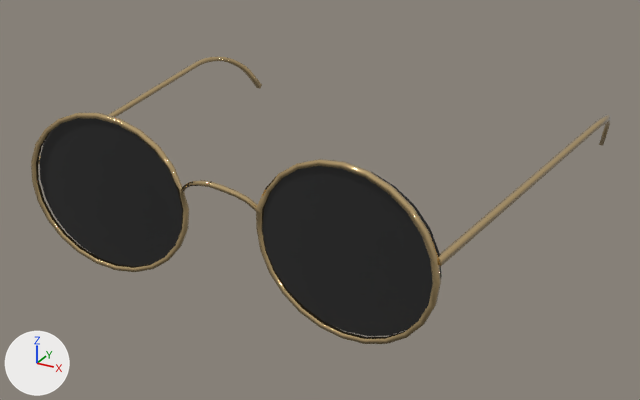
The glTF model samples/augmented-faces/src/main/assets/models/glass_3/black.glb, before and after one commit.
One viewpoint serves both versions: a 50 mm lens placed at (0.126, -0.2344, 0.1148), pointed at (0.0018, -0.0085, 0.0019). Arrows for +X, +Y and +Z are at lower left; the lights stay in place. Where no turn or scale is listed for an object, it has been applied to the vertices.

The first picture shows 'glasses frame', 'glasses frame.001', 'glasses lenses.001', 'glasses lenses.002'.
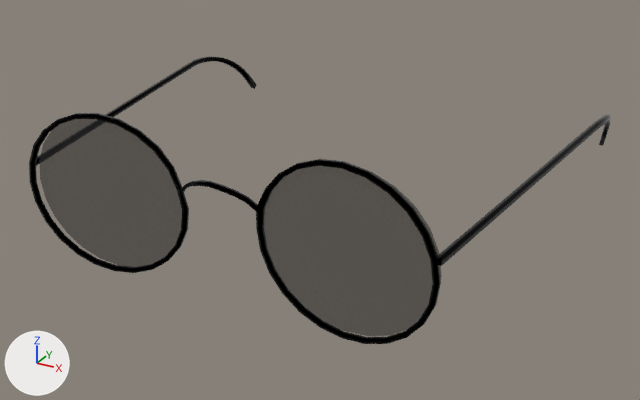
Patch to the scene script:
```diff
--- a/samples/augmented-faces/src/main/assets/models/glass_3/black.glb.py
+++ b/samples/augmented-faces/src/main/assets/models/glass_3/black.glb.py
@@ mat_glass_007 @@
 mat_glass_007.emission_strength = 0.0122
+mat_glass_007.alpha = 0.435
@@ mat_glass_005 @@
+mat_glass_005 = principled_material('glass.005')
+mat_glass_005.base_color = (0.0352, 0.0352, 0.0352)  # black #353535
+mat_glass_005.metallic = 1.0
+mat_glass_005.roughness = 1.0
+mat_glass_005.alpha = 0.435
+mat_glass_005.emission_strength = 0.0122
@@ mat_gold_004 @@
+mat_gold_004 = principled_material('gold.004')
+mat_gold_004.base_color = (0.0, 0.0, 0.0)  # black #000000
+mat_gold_004.metallic = 1.0
+mat_gold_004.roughness = 0.0825
@@ mat_gold_001 @@
+mat_gold_001 = principled_material('gold.001')
+mat_gold_001.base_color = (0.0, 0.0, 0.0)  # black #000000
+mat_gold_001.metallic = 1.0
+mat_gold_001.roughness = 0.0825
@@ me_circle_001 @@
 me_circle_001.from_pydata(...)  # 196 vertices, 386 faces; spans x -2.53..0.0, y -1.0..1.0, z -0.19..4.43
-me_circle_001.materials.append(mat_gold)  # beige #eecf97
+me_circle_001.materials.append(mat_gold_004)  # black #000000
@@ me_circle_011 @@
 me_circle_011.from_pydata(...)  # 336 vertices, 668 faces; spans x -0.0622..-0.0121, y -0.0033..0.0013, z -0.023..0.0229
-me_circle_011.materials.append(mat_glass_006)  # black #353535
+me_circle_011.materials.append(mat_glass_005)  # black #353535
@@ me_circle_013 @@
 me_circle_013.from_pydata(...)  # 196 vertices, 386 faces; spans x -2.53..0.0, y -1.0..1.0, z -0.19..4.43
-me_circle_013.materials.append(mat_gold_005)  # beige #eecf97
+me_circle_013.materials.append(mat_gold_001)  # black #000000
@@ ob_glasses_frame @@
 ob_glasses_frame.location = (0.0018, -0.0611, 0.017)
-ob_glasses_frame.rotation_euler = (1.597, 0.00241, -0.101)  # degrees (92, 0.1, -5.8)
-ob_glasses_frame.scale = (-0.0261, -0.0239, -0.0297)
+ob_glasses_frame.rotation_euler = (-1.544, -0.00241, 0.101)  # degrees (-88, -0.1, 5.8)
+ob_glasses_frame.scale = (0.0261, 0.0239, 0.0297)
@@ ob_glasses_frame_001 @@
 ob_glasses_frame_001 = bpy.data.objects.new('glasses frame.001', me_circle_013)
-ob_glasses_frame_001.location = (0.0017, -0.0611, 0.017)
-ob_glasses_frame_001.rotation_euler = (-1.544, -0.00241, 0.0853)  # degrees (-88, -0.1, 4.9)
-ob_glasses_frame_001.scale = (0.0261, 0.0239, 0.0297)
+ob_glasses_frame_001.location = (0.0018, -0.0611, 0.017)
+ob_glasses_frame_001.rotation_euler = (1.597, 0.00241, -0.101)  # degrees (92, 0.1, -5.8)
+ob_glasses_frame_001.scale = (-0.0261, -0.0239, -0.0297)
```

Pixel boxes [x1, y1, x2, y2] of what changed, in the pictures (640 x 400 px):
'glasses lenses.002', surface changed (black to grey): [262, 166, 442, 336] in both
'glasses lenses.001', recoloured (black to grey): [39, 118, 182, 267] in both
'glasses frame', recoloured, turned, rescaled: before [206, 115, 611, 344]; after [29, 56, 256, 273]
'glasses frame.001', recoloured, moved, turned, rescaled: before [31, 56, 262, 272]; after [206, 115, 611, 344]
